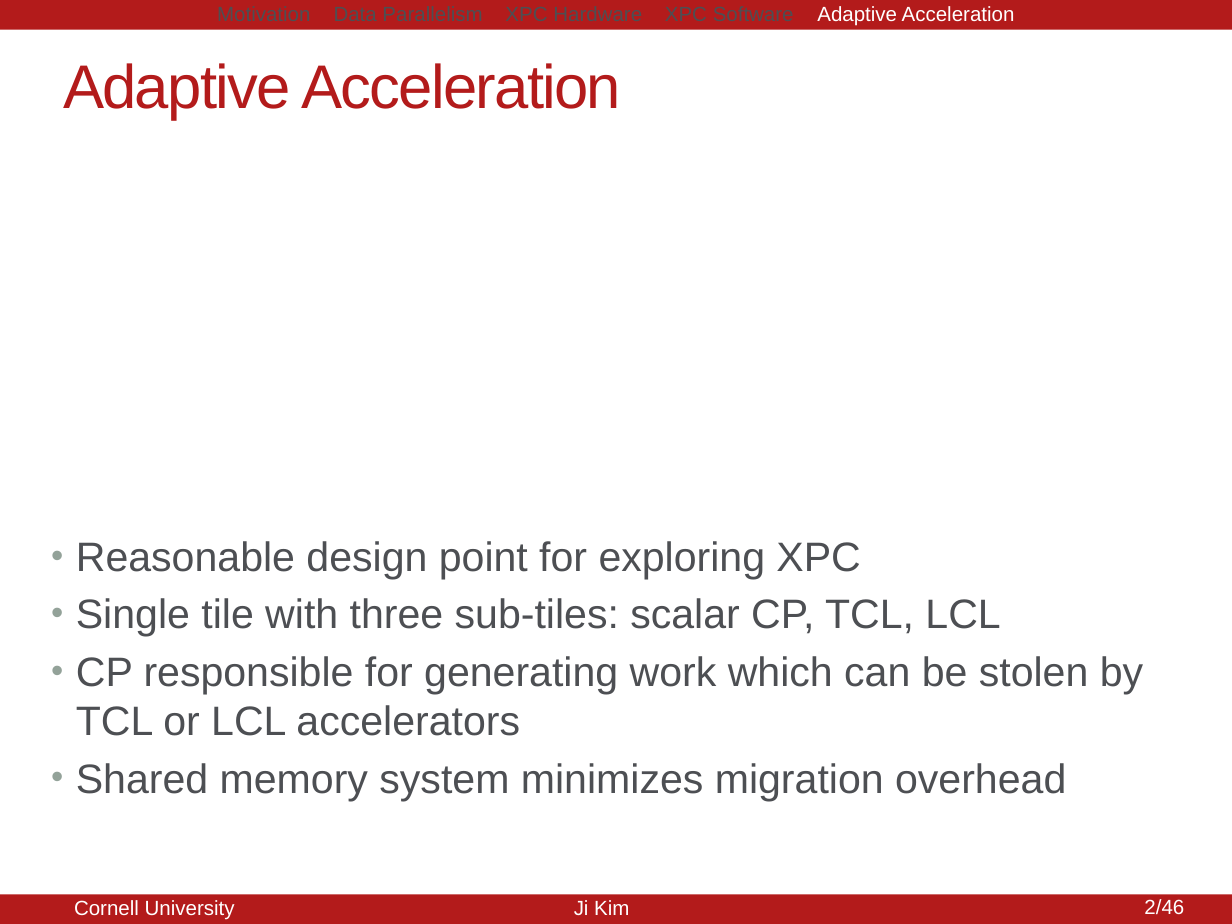
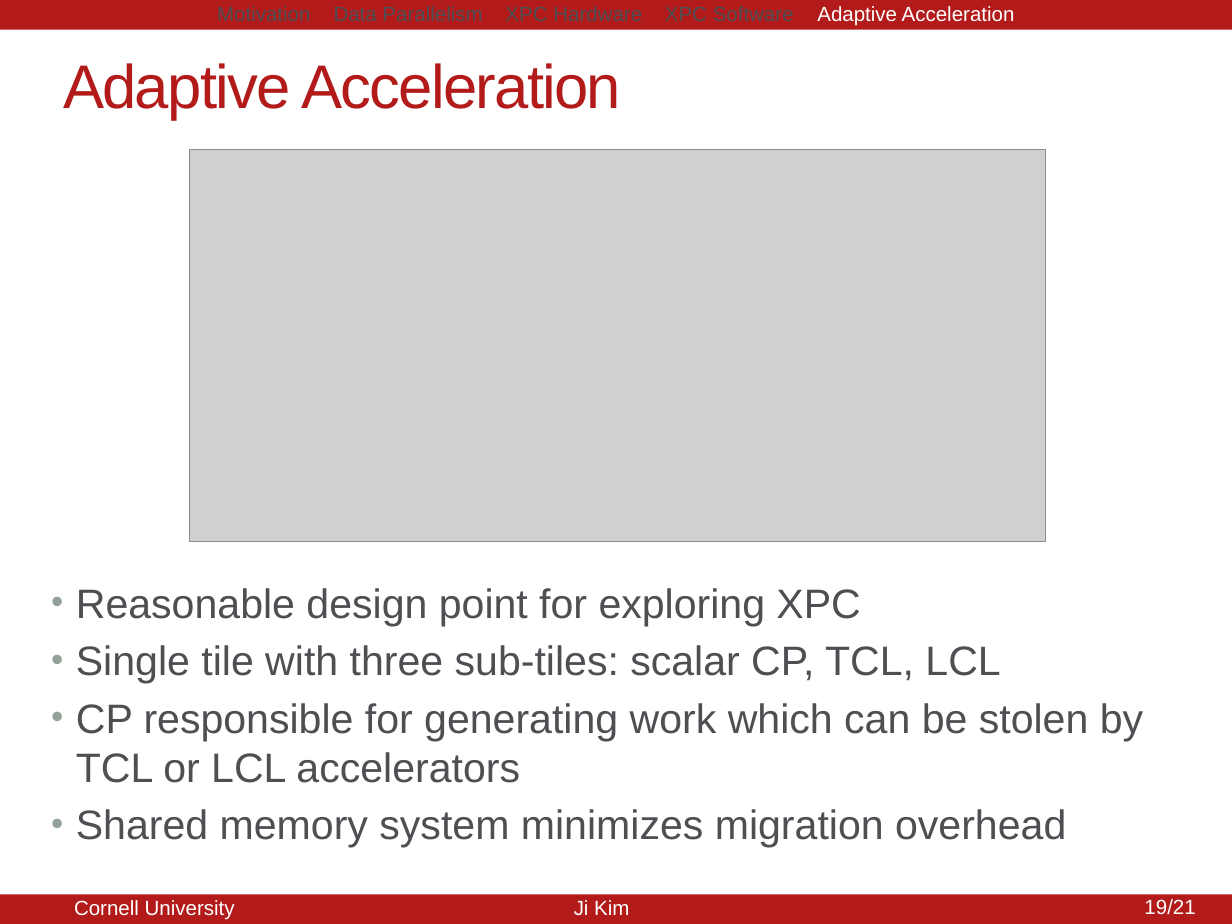
Before and after one commit to jyk46/presentation-brg-xpc, a slide deck: slide 19 of xpc-mtg-091914.pptx (slide 18 before the commit). Drawn at 1232x924 pixels with LibreOffice and Linux fonts; fonts in the diff are those of the drawing; grey boxes stand for pictures. Boxes give left, top, right and bottom in pixels: in the first picture for what was removed or moved away, otherwise in the second. Text is boxed around its words. In the diff, an @@ line names an element or a change of style, - is before the commit and + after.

```diff
--- a/xpc-mtg-091914.pptx
+++ b/xpc-mtg-091914.pptx
@@ picture added at box(190, 149, 1045, 541) @@
@@ text "Reasonable design point for exploring ...": place and size @@
-text "Reasonable design point for exploring ..." at box(76, 541, 1143, 801)
+text "Reasonable design point for exploring ..." at box(76, 588, 1143, 848)
@@ text at box(1144, 899, 1195, 915): text changed @@
-2/46
+19/21
@@ page number at box(1139, 900, 1190, 915): text changed @@
-18/20
+19/21
```
Also in this commit, not shown: 19 other slides changed, 1 slide added.
